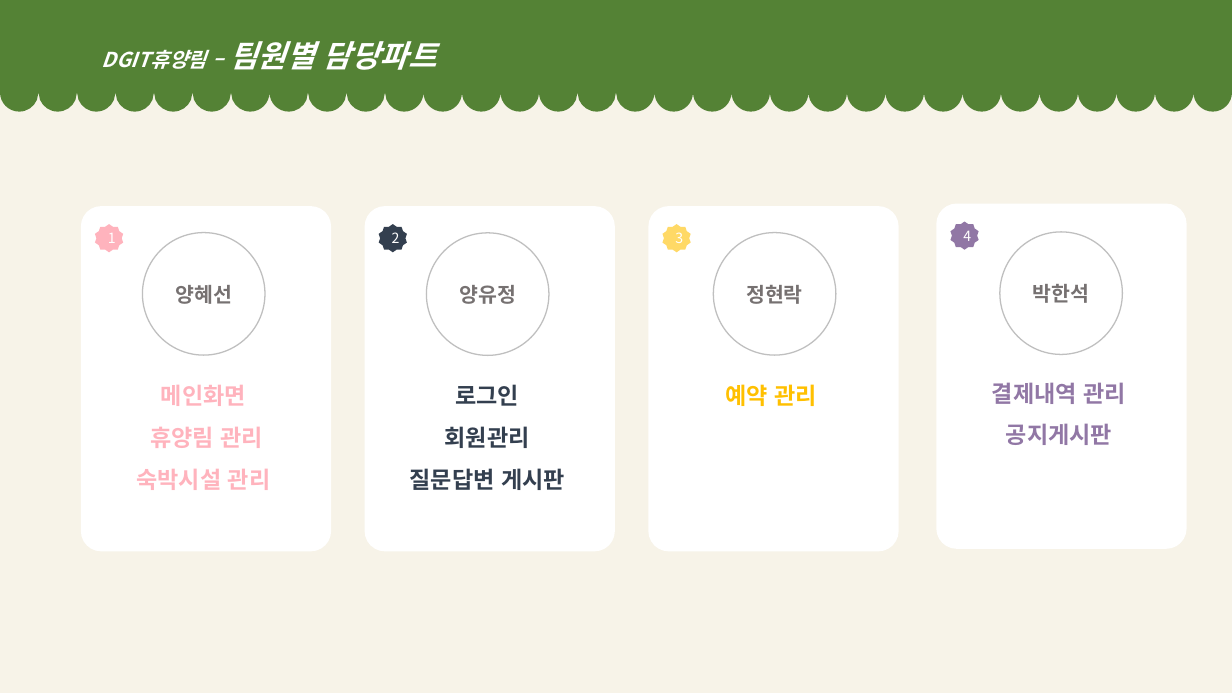
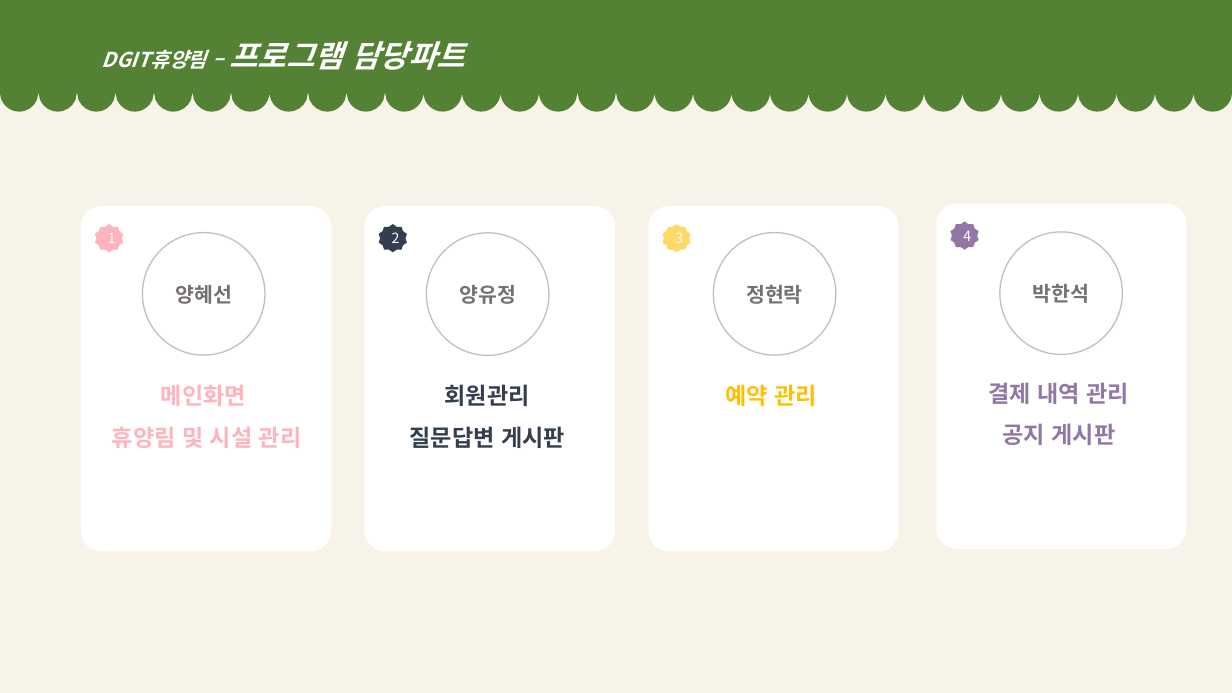
Before and after one commit to dhddldidk/forest, a slide deck: slide 6 of dataFiles/forest.pptx. Drawn at 1232x693 pixels with LibreOffice and Linux fonts; fonts in the diff are those of the drawing. Boxes give left, top, right and bottom in pixels: in the first picture for what was removed or moved away, otherwise in the second. Text is boxed around its words. In the diff, an @@ line names an element or a change of style, - is before the commit and + after.

Commit message:
피피티 파일 수정 및 관리자 헤더 수정

```diff
--- a/dataFiles/forest.pptx
+++ b/dataFiles/forest.pptx
@@ text at (x1=101, y1=41, x2=464, y2=70): text changed @@
-    DGIT휴양림 – 팀원별 담당파트
+    DGIT휴양림 – 프로그램 담당파트
@@ text at (x1=455, y1=384, x2=519, y2=406): paragraph removed @@
-로그인
@@ text at (x1=989, y1=382, x2=1130, y2=445): spaces changed @@
-결제내역 관리
-공지게시판
+결제 내역 관리
+공지 게시판
@@ text at (x1=112, y1=427, x2=302, y2=448): text changed @@
-휴양림 관리
-숙박시설 관리
+휴양림 및 시설 관리
```
Also in this commit, not shown: 10 other slides changed, 1 other file.
